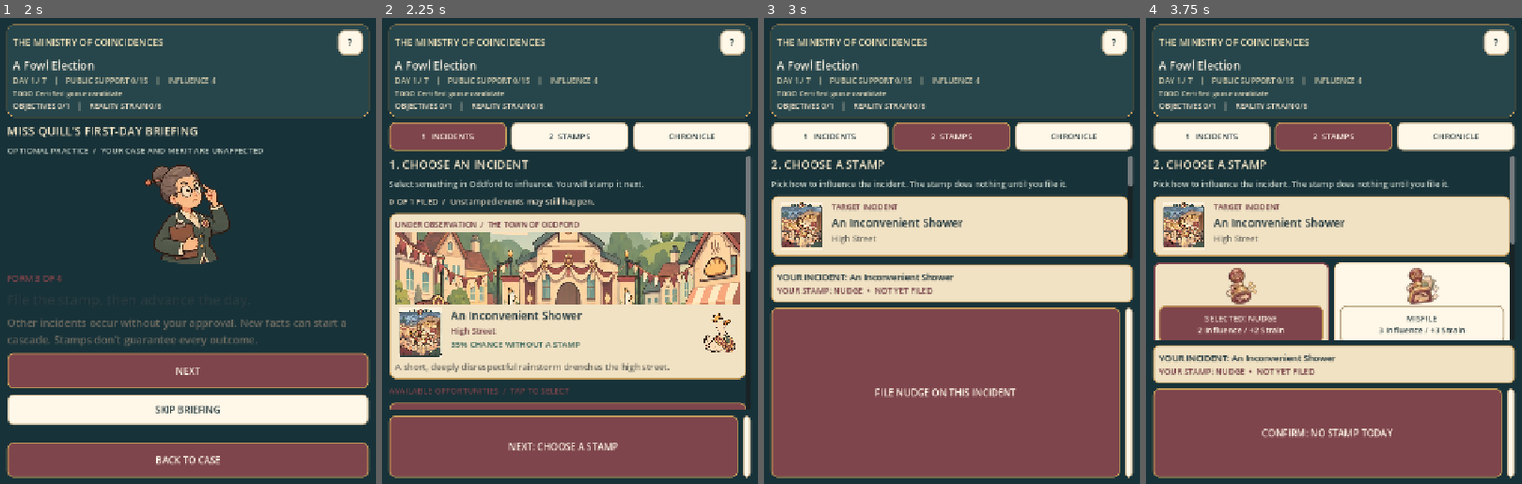
Above: before the commit, frames 1-4 (left to right).
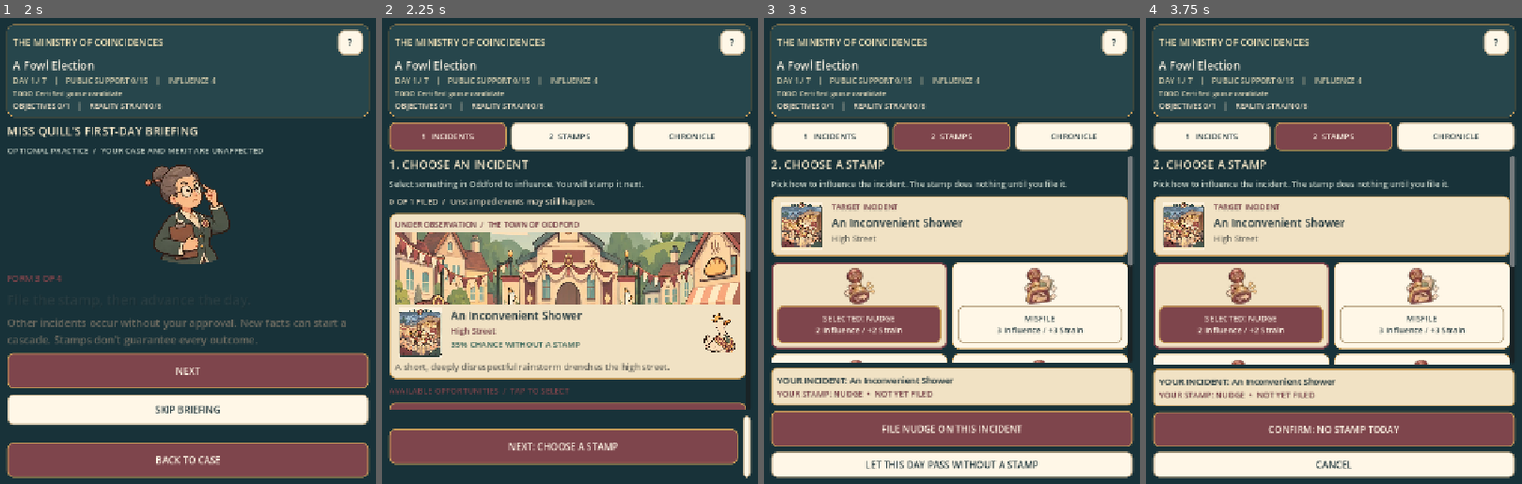
Above: after the commit, the same moments.

Repository: killjoy00/ministry
Game: Godot game, scene res://scenes/mobile_main.tscn
Two runs of this game, one before a commit and one after it. Both use one fixed random seed, a clock stepped at 60 frames per second and the inputs below. This scene is started directly instead of the project's main scene.
Inputs:
- Up to frame 1 (2 s): click "NEXT" at 0.5 s; click "NEXT" at 1.25 s
- Up to frame 2 (2.25 s): click "SKIP BRIEFING" at 2 s
- Up to frame 3 (3 s): click "NEXT: CHOOSE A STAMP" at 2.75 s
- Up to frame 4 (3.75 s): click "NO STAMP TODAY" (after the commit: "LET THIS DAY PASS WITHOUT A S…") at 3.5 s

Frame 1 is identical in both runs. In frame 2, 6.0% of the frame differs, in the area x 1-95%, y 85-99%; in frame 3, 33%, in the area x 1-99%, y 35-99%; in frame 4, 20%.

Commit message:
Stop sticky mobile actions growing to giant rectangles; stack full-width buttons

Diff:
--- a/scripts/mobile/mobile_game.gd
+++ b/scripts/mobile/mobile_game.gd
@@ -550,8 +550,11 @@
         var note := _label(feedback, 14, Color("#f5dba5"))
         note.name = "MobileFeedback"
         parent.add_child(note)
-    var footer := HBoxContainer.new()
+    # Full-width vertical actions prevent the secondary button collapsing to
+    # a zero-width strip and inflating both buttons to hundreds of pixels tall.
+    var footer: BoxContainer = VBoxContainer.new() if sim.status == "active" and page == "stamps" else HBoxContainer.new()
     footer.name = "MobileActionFooter"
+    footer.size_flags_vertical = Control.SIZE_SHRINK_END
     footer.add_theme_constant_override("separation", 8)
     parent.add_child(footer)
     if sim.status == "active" and page == "incidents":
@@ -571,17 +574,19 @@
             confirm.size_flags_horizontal = Control.SIZE_EXPAND_FILL
             confirm.pressed.connect(_advance_day)
             footer.add_child(confirm)
-            var cancel := _button("CANCEL", false, 60)
+            var cancel := _button("CANCEL", false, 44)
+            cancel.size_flags_horizontal = Control.SIZE_EXPAND_FILL
             cancel.pressed.connect(_cancel_unstamped_day)
             footer.add_child(cancel)
         elif _filed_count() == 0:
-            var file := _button("FILE %s ON THIS INCIDENT" % str(STAMP_LABELS[selected_stamp]), true, 64)
+            var file := _button("FILE %s ON THIS INCIDENT" % str(STAMP_LABELS[selected_stamp]), true, 62)
             file.name = "MobileFileStampButton"
             file.size_flags_horizontal = Control.SIZE_EXPAND_FILL
             file.disabled = not _can_file()
             file.pressed.connect(_file_stamp)
             footer.add_child(file)
-            var skip := _button("NO STAMP TODAY", false, 64)
+            var skip := _button("LET THIS DAY PASS WITHOUT A STAMP", false, 44)
+            skip.size_flags_horizontal = Control.SIZE_EXPAND_FILL
             skip.name = "MobileSkipFilingButton"
             skip.pressed.connect(_arm_unstamped_day)
             footer.add_child(skip)
@@ -591,7 +596,8 @@
             advance.size_flags_horizontal = Control.SIZE_EXPAND_FILL
             advance.pressed.connect(_advance_day)
             footer.add_child(advance)
-            var undo := _button("UNDO", false, 64)
+            var undo := _button("UNDO FILED STAMP", false, 44)
+            undo.size_flags_horizontal = Control.SIZE_EXPAND_FILL
             undo.name = "MobileUndoButton"
             undo.pressed.connect(_undo)
             footer.add_child(undo)
@@ -876,6 +882,7 @@
     var button := Button.new()
     button.text = value
     button.custom_minimum_size.y = minimum_height
+    button.size_flags_vertical = Control.SIZE_SHRINK_CENTER
     button.autowrap_mode = TextServer.AUTOWRAP_WORD_SMART
     button.alignment = HORIZONTAL_ALIGNMENT_CENTER
     button.add_theme_font_size_override("font_size", 16)
